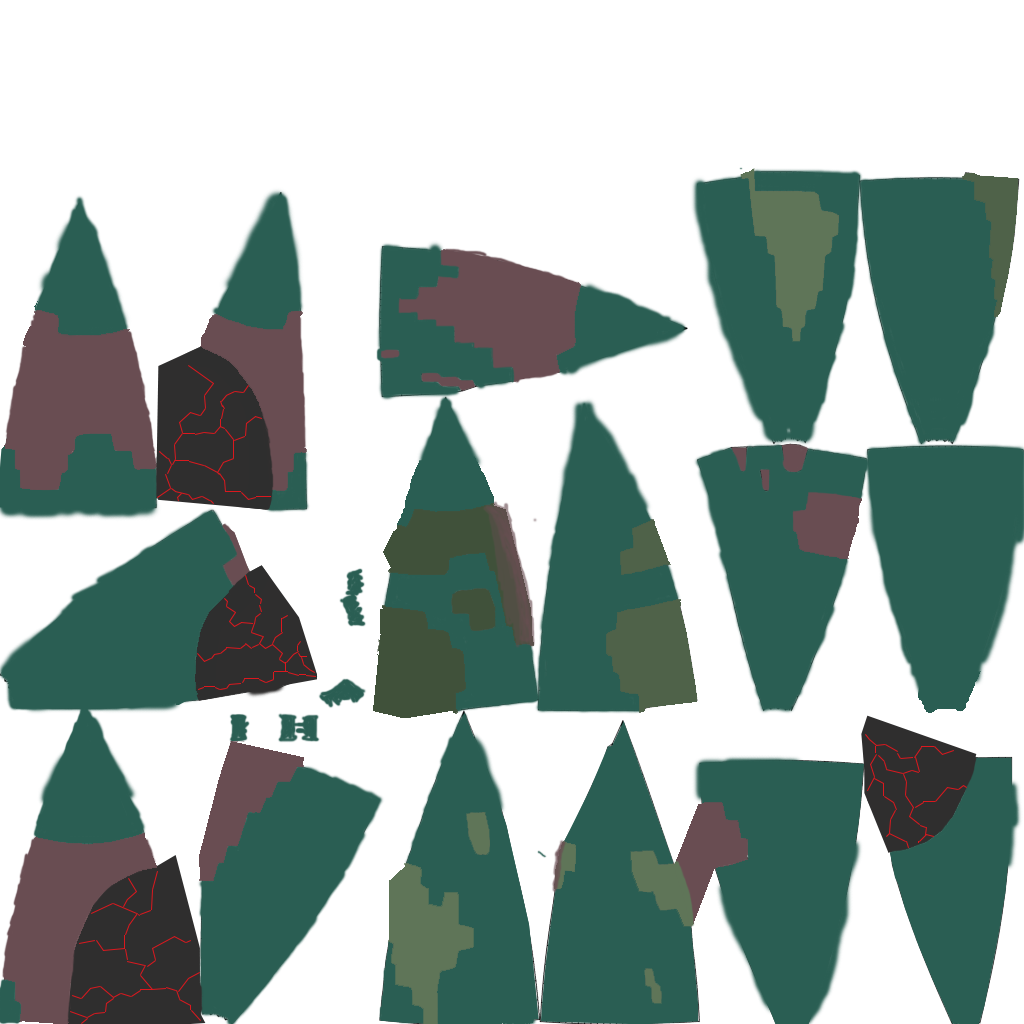
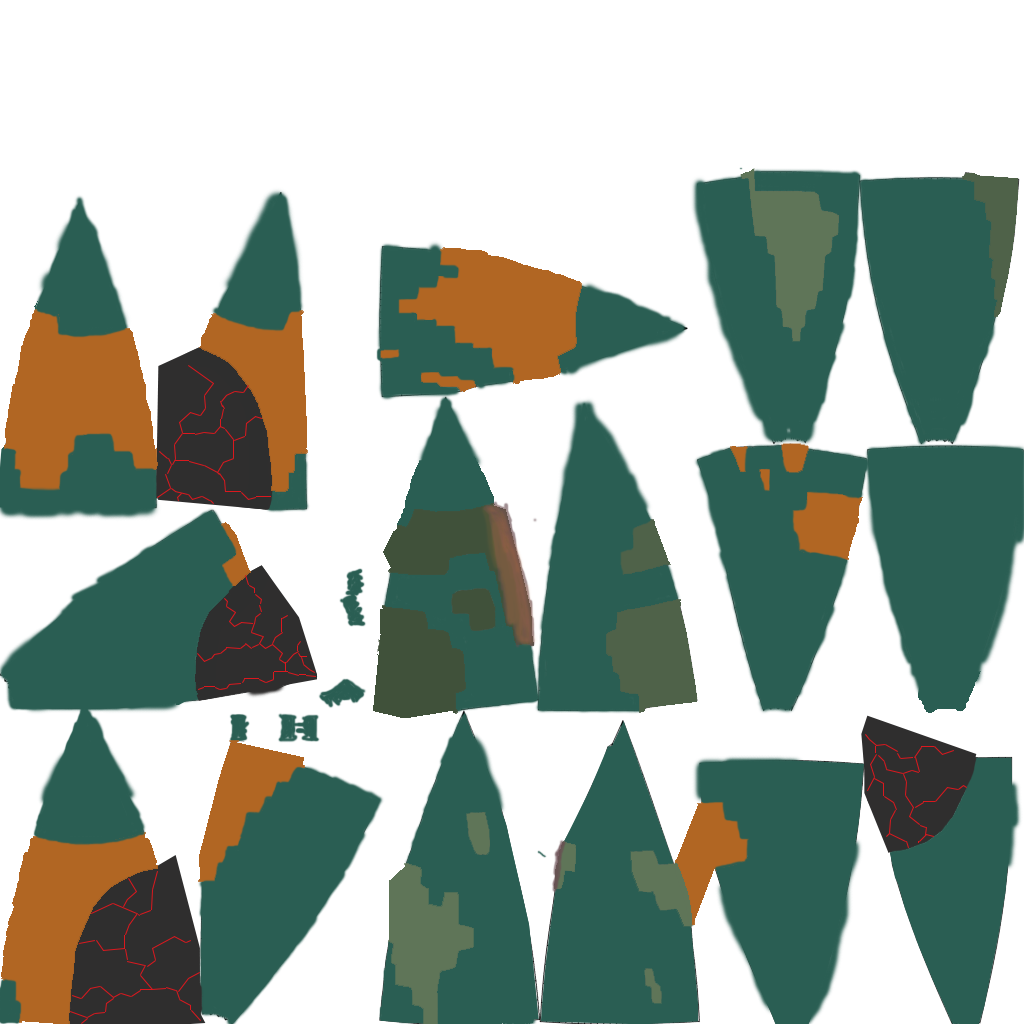
Before/after of a 1024px x 1024px layered artwork. What changed in the layer stack:
painted on "Layer 1" over [0, 247, 863, 1024]
